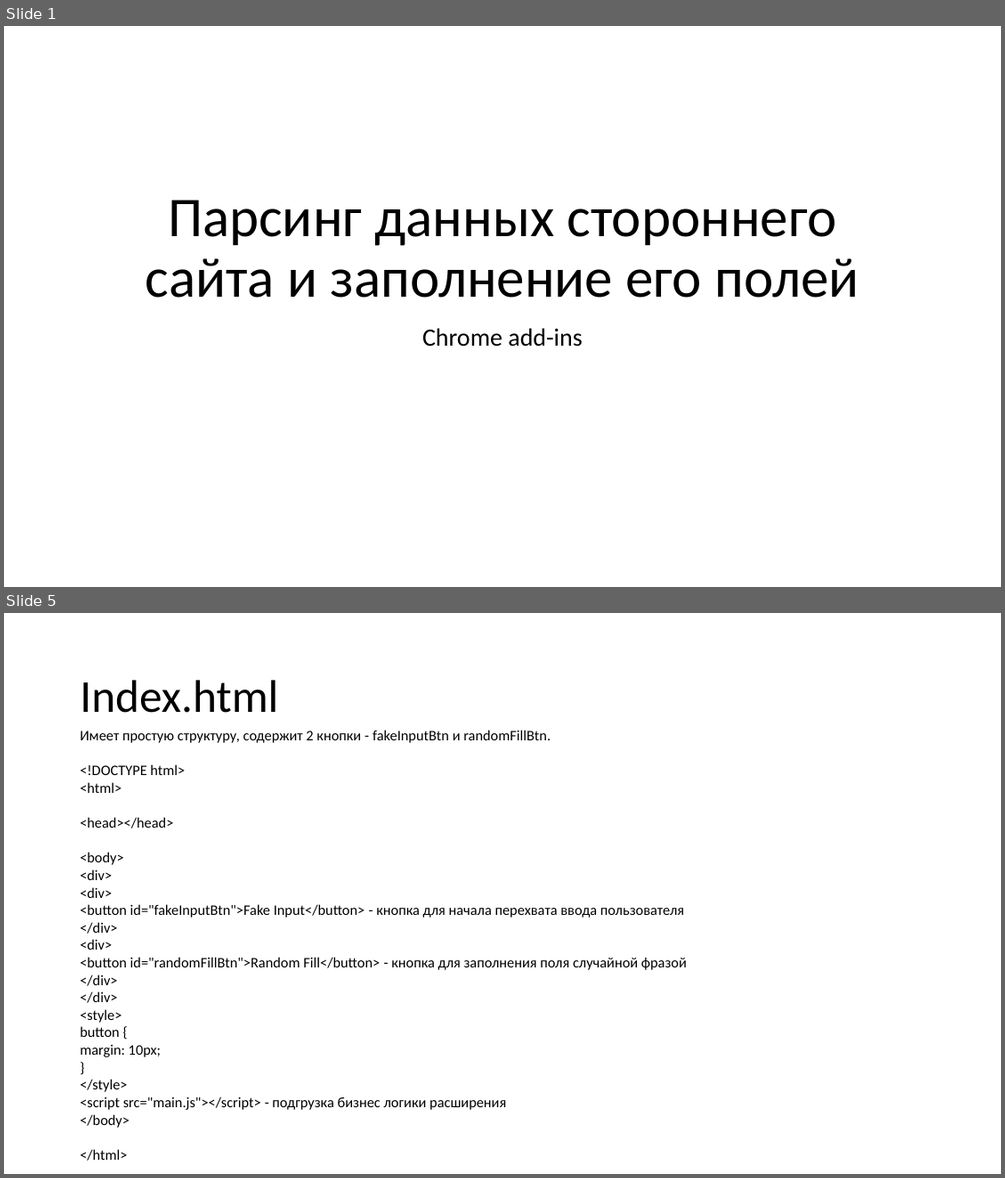
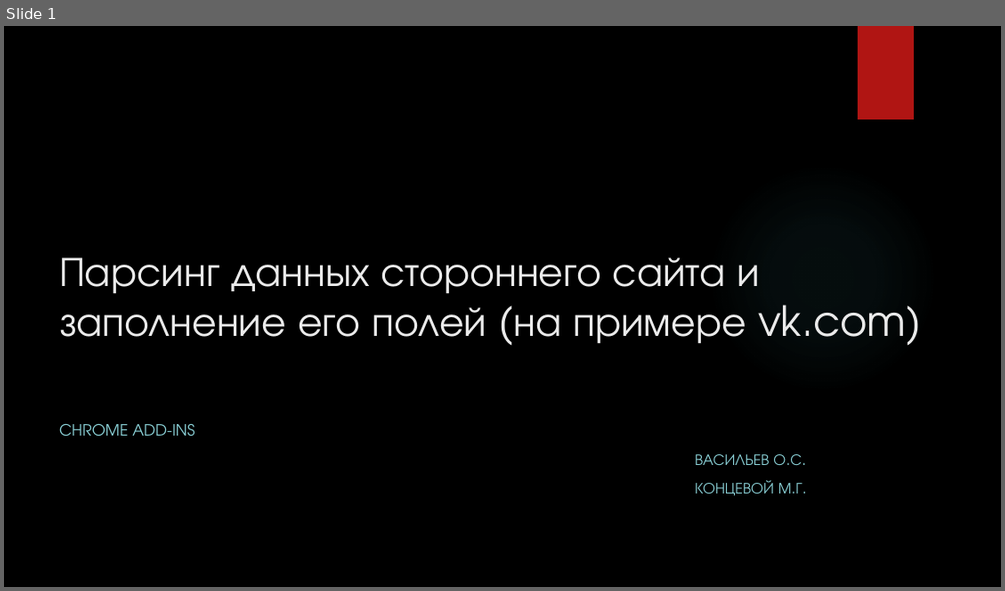
Before and after one commit to oleg-vasilyev/AutofillExtension, a slide deck: AutoFill_Extension.pptx. Shown one above the other, each under a label of ours: slides 1 and 5 before the commit, slide 1 after it; the slides between them are not shown. The pictures are 1005x1178 and 1005x591 pixels, drawn with LibreOffice and Linux fonts; fonts in the diff are those of the drawing; background and template pictures are left out. Boxes give left, top, right and bottom in pixels: in the first picture for what was removed or moved away, otherwise in the second. Text is boxed around its words. In the diff, an @@ line names an element or a change of style, - is before the commit and + after.

```diff
--- a/AutoFill_Extension.pptx
+++ b/AutoFill_Extension.pptx
@@ slide 5 removed at <box>4,613,1001,1174</box>, background #FFFFFF @@
@@ title removed at <box>80,680,278,713</box> @@
-Index.html
@@ text removed at <box>80,730,687,1160</box> @@
-Имеет простую структуру, содержит 2 кнопки - fakeInputBtn и randomFillBtn.
-<!DOCTYPE html>
-<html>
-<head></head>
-<body>
-<div>
-<div>
-<button id="fakeInputBtn">Fake Input</button> - кнопка для начала перехвата ввода пользователя
-</div>
-<div>
-<button id="randomFillBtn">Random Fill</button> - кнопка для заполнения поля случайной фразой
-</div>
-</div>
-<style>
-button {
-margin: 10px;
-}
-</style>
-<script src="main.js"></script> - подгрузка бизнес логики расширения
-</body>
-</html>
@@ slide 1 changed as well @@
@@ background #FFFFFF to picture (left out) @@
@@ rectangle added at <box>858,26,914,119</box>, fill #B01513 @@
@@ ellipse added at <box>708,163,938,394</box>, fill gradient #50B9C1 @@
@@ title at <box>59,257,922,346</box>: text changed; size 54 to 40 pt; font Calibri to TeX Gyre Adventor; text colour #000000 to #EBEBEB @@
-Парсинг данных стороннего сайта и заполнение его полей
+Парсинг данных стороннего сайта и заполнение его полей (на примере vk.com)
@@ subtitle at <box>59,424,801,496</box>: text changed; size 24 to 15 pt; font Calibri to TeX Gyre Adventor; text colour #000000 to #8AD0D6 @@
-Chrome add-ins
+CHROME ADD-INS
+ВАСИЛЬЕВ О.С.
+КОНЦЕВОЙ М.Г.
```
Also in this commit, not shown: 3 other slides changed, 2 slides added, 2 other slides removed, 3 other files.
